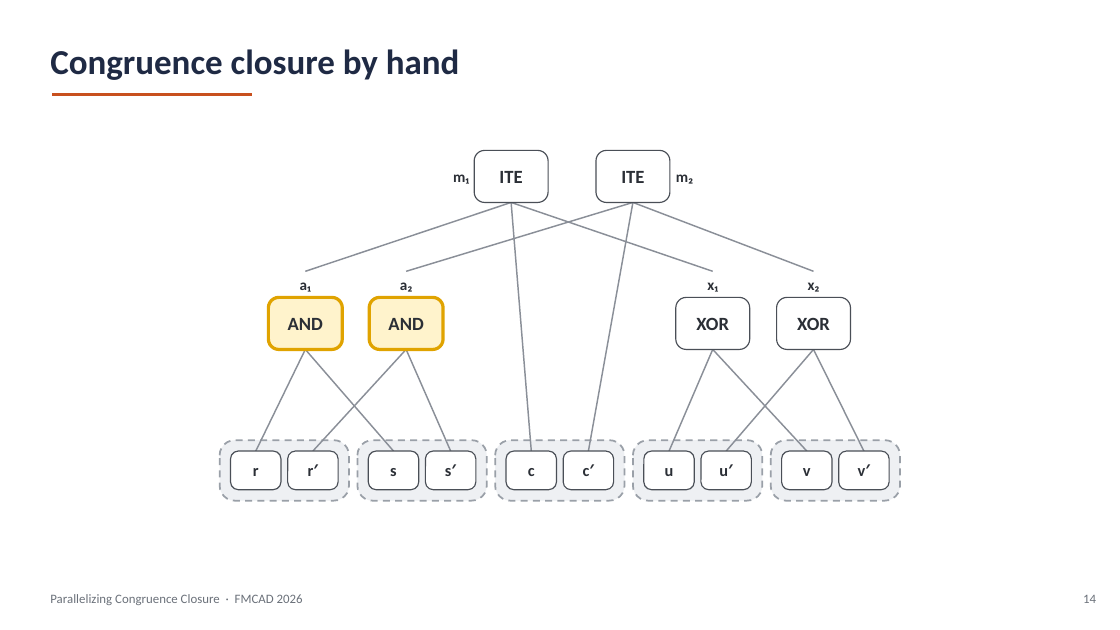
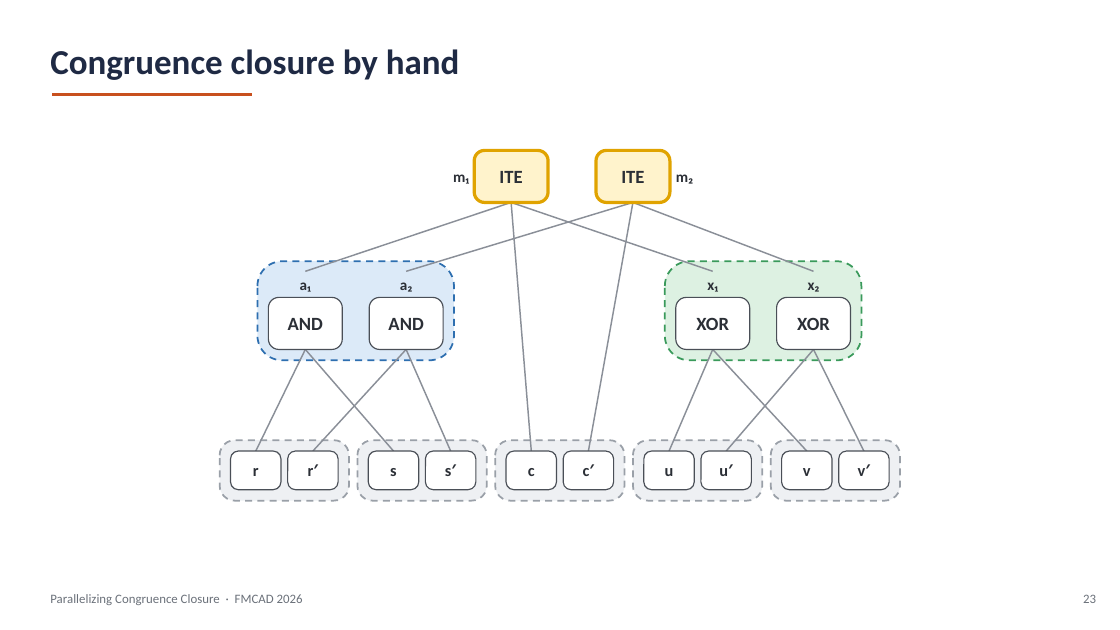
Before and after one commit to amarshah1/parallelcc-paper, a slide deck: slide 23 of slides/parallelcc-part1.pptx (slide 14 before the commit). Drawn at 1120x630 pixels with LibreOffice and Linux fonts; fonts in the diff are those of the drawing. Boxes give left, top, right and bottom in pixels: in the first picture for what was removed or moved away, otherwise in the second. Text is boxed around its words. In the diff, an @@ line names an element or a change of style, - is before the commit and + after.

```diff
--- a/slides/parallelcc-part1.pptx
+++ b/slides/parallelcc-part1.pptx
@@ rounded rectangle "ITE" at <box>474,150,548,202</box>: fill #FFFFFF to #FFF3CC; outline #4A4F57 1 pt to #E0A300 2.75 pt @@
@@ rounded rectangle "ITE" at <box>596,150,670,202</box>: fill #FFFFFF to #FFF3CC; outline #4A4F57 1 pt to #E0A300 2.75 pt @@
@@ rounded rectangle added at <box>257,261,454,360</box>, fill #DCEAF8, outline #2E6FB0 1.5 pt dashed @@
@@ rounded rectangle added at <box>665,261,861,360</box>, fill #DDF1E2, outline #3A9A5B 1.5 pt dashed @@
@@ rounded rectangle "AND" at <box>268,297,342,350</box>: fill #FFF3CC to #FFFFFF; outline #E0A300 2.75 pt to #4A4F57 1 pt @@
@@ rounded rectangle "AND" at <box>369,297,443,350</box>: fill #FFF3CC to #FFFFFF; outline #E0A300 2.75 pt to #4A4F57 1 pt @@
@@ text at <box>1083,594,1096,603</box>: text changed @@
-14
+23
```
Also in this commit, not shown: 33 other slides changed, 6 slides added, 1 slide removed, 2 other files.
